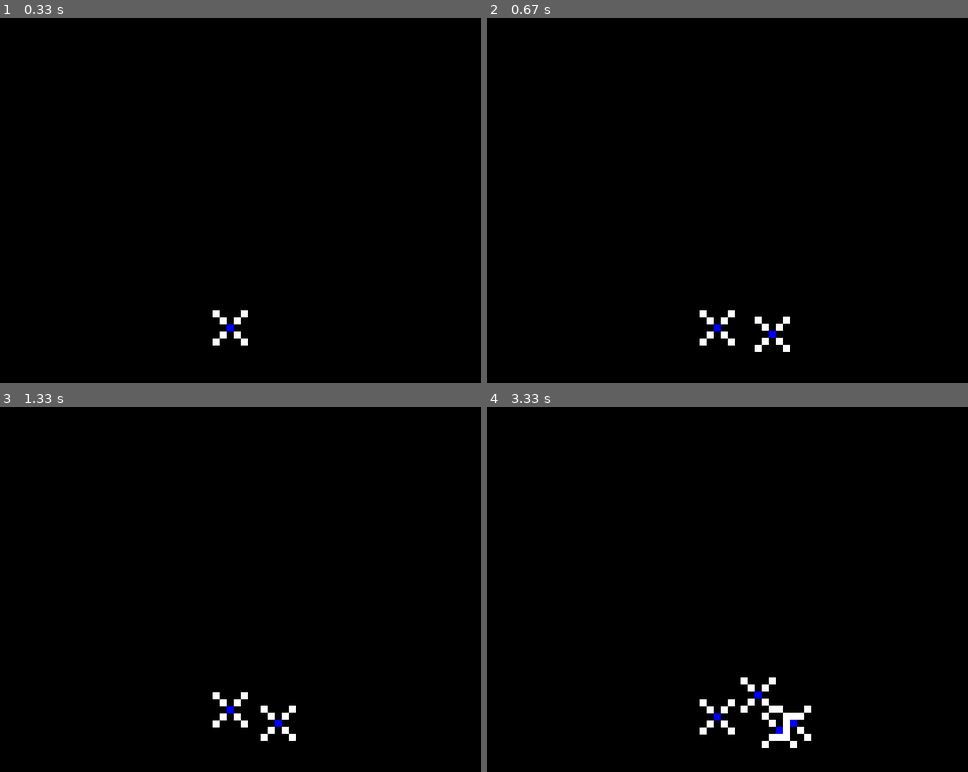
Above: before the commit, frames 1-4 (two rows, left to right).
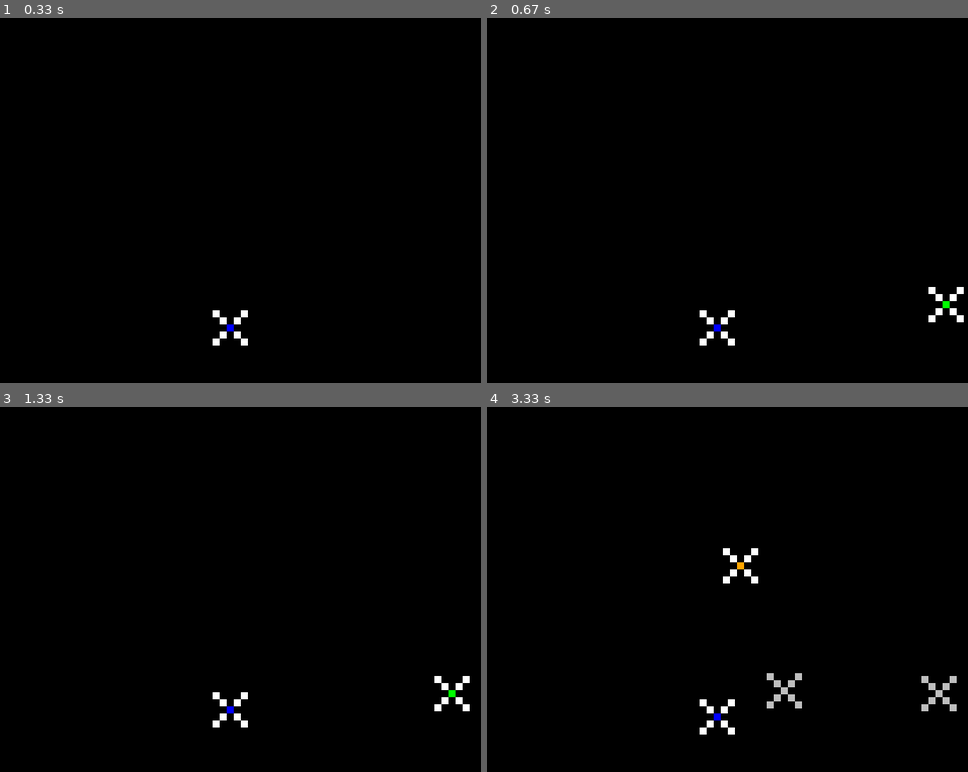
Above: after the commit, the same moments.

Repository: Moritz344/Simulation-of-Life
Game: pygame game, started from src/andere_lebewesen/schwimmer.py
Two runs of this game, one before a commit and one after it. Both use one fixed random seed, a clock stepped at 60 frames per second and the inputs below.
Inputs:
- Up to frame 1 (0.33 s): no input
- Up to frame 2 (0.67 s): tap Enter at 0.33 s
- Up to frame 3 (1.33 s): no input
- Up to frame 4 (3.33 s): no input

Frame 1 is identical in both runs. In frame 2, 0.5% of the frame differs, in the area x 55-100%, y 73-92%; in frame 3, 0.5%; in frame 4, 1.5%, in the area x 49-98%, y 38-94%.

Commit message:
eating animation/unique schwimmer (colour)

Diff:
--- a/src/andere_lebewesen/schwimmer.py
+++ b/src/andere_lebewesen/schwimmer.py
@@ -5,6 +5,7 @@
 height = 600
 screen = pygame.display.set_mode((width,height))
 clock = pygame.time.Clock()
+fps = 60
 pygame.display.set_caption("Schwimmer Organismus")
 
 
@@ -12,7 +13,7 @@
 # global var
 cell_size = 10
 num_life = 1
-
+color_choice = random.choice(["blue","red","yellow"])
 
 class Schwimmer(object):
     def __init__(self,position,colour,lebenszeit,alive,hungry,energie,speed=cell_size):
@@ -24,6 +25,7 @@
         self.alive = alive
         self.hungry = hungry
         self.energie = energie
+
 
 
         # schwimmer_create variablen
@@ -42,21 +44,28 @@
 
         self.block = 10
 
+        self.body_1_block = 10
+        self.body_2_block = 10
+        self.body_3_block = 10
+        self.body_4_block = 10
 
 
     def klone_schwimmer(self):
         global num_life
         elapsedTime = pygame.time.get_ticks() - self.klon_timer
-        if elapsedTime >= self.klon_timer_dur and num_life >= 1:
+        if elapsedTime >= self.klon_timer_dur and num_life >= 1 :
             self.klon_timer = pygame.time.get_ticks()
             self.klon_timer_dur += 500
             num_life += 1
             self.create_new_schwimmer()
 
+
+
+
     def create_new_schwimmer(self):
-        if num_life >= 1:
-            new_life = Schwimmer((self.position[0],self.position[1] ),"blue",random.randint(1000,20000),True,False,random.randint(200,300))
-            schwimmer_generation.append(new_life)
+            if num_life >= 1 :
+                new_life = Schwimmer((random.randint(0,width - cell_size),random.randint(0,height - cell_size)  ),random.choice(["red","blue","green","orange",]),random.randint(0,20000),True,False,random.randint(200,300))
+                schwimmer_generation.append(new_life)
 
     def delete_schwimmer(self):
         schwimmer_generation.remove(self)
@@ -64,16 +73,28 @@
     def eating_process(self):
         global num_life
         for life in schwimmer_generation:
-            if life != self and self.rect.colliderect(life.rect) and not self.alive and self in schwimmer_generation:
-                # schwimmer_generation.remove(self)
-                self.hungry = False
-                self.block -= 1
+            #if life != self and self.rect.colliderect(life.rect) and not self.alive and self in schwimmer_generation:
+            #    # schwimmer_generation.remove(self)
+            #    self.hungry = False
+            #    self.block -= 0.5 * 0.1
+            #    self.endwert -= 1
+            #    self.startwert -= 1
+            #    break
+            if life != self and self.body_1.colliderect(life.rect) and not self.alive and self in schwimmer_generation:
+                self.body_1_block -= 1
 
+            elif life != self and self.body_2.colliderect(life.rect) and not self.alive and self in schwimmer_generation:
+                self.body_2_block -= 1
+            elif life != self and self.body_3.colliderect(life.rect) and not self.alive and self in schwimmer_generation:
+                self.body_3_block -= 1
+            elif life != self and self.body_4.colliderect(life.rect) and not self.alive and self in schwimmer_generation:
+                self.body_4_block -= 1
     def next_generation(self):
-        global num_life
-        if num_life == 0:
-            print("next!")
+        global num_life,next_generation
+        print("Jedes Organismus ist gestorben!")
 
+        for life in schwimmer_generation:
+            schwimmer_generation.remove(life)
 
 
     def move(self):
@@ -120,50 +141,53 @@
     def schwimmer_create(self):
         self.erb = pygame.draw.rect(screen,self.colour,(self.position[0] ,self.position[1],self.block,self.block))
         self.rect = pygame.Rect(self.position[0] - cell_size * 2,self.position[1] - cell_size * 2,cell_size * 5,cell_size * 5)
-        # pygame.draw.rect( screen,"white",(self.position[0] - cell_size * 2,self.position[1] - cell_size * 2,cell_size * 5,cell_size * 5),1)
+        #pygame.draw.rect( screen,"white",(self.position[0] - cell_size * 2,self.position[1] - cell_size * 2,cell_size * 5,cell_size * 5),1)
+
 
         for i in range(self.startwert,self.endwert):
-                self.body_1 = pygame.draw.rect(screen,self.body_colour,(self.position[0] + self.abstand * i,self.position[1] - self.abstand * i,self.block,self.block))
+                self.body_1 = pygame.draw.rect(screen,self.body_colour,(self.position[0] + self.abstand * i,self.position[1] - self.abstand * i,self.body_1_block,self.body_1_block))
 
         for i in range(self.startwert,self.endwert) :
-                self.body_2 = pygame.draw.rect(screen,self.body_colour,(self.position[0] - self.abstand * i,self.position[1] - self.abstand * i,self.block,self.block))
+                self.body_2 = pygame.draw.rect(screen,self.body_colour,(self.position[0] - self.abstand * i,self.position[1] - self.abstand * i,self.body_2_block,self.body_2_block))
 
         for i in range(self.startwert,self.endwert):
-                self.body_3 = pygame.draw.rect(screen,self.body_colour,(self.position[0] - self.abstand * i,self.position[1] + self.abstand * i,self.block,self.block))
+                self.body_3 = pygame.draw.rect(screen,self.body_colour,(self.position[0] - self.abstand * i,self.position[1] + self.abstand * i,self.body_3_block,self.body_3_block))
 
         for i in range(self.startwert,self.endwert):
-                self.body_4 = pygame.draw.rect(screen,self.body_colour,(self.position[0] + self.abstand * i,self.position[1] + self.abstand * i,self.block,self.block))
+                self.body_4 = pygame.draw.rect(screen,self.body_colour,(self.position[0] + self.abstand * i,self.position[1] + self.abstand * i,self.body_4_block,self.body_4_block))
 
     def update(self):
         self.schwimmer_create()
 
-        print(num_life)
+        if num_life == 0:
+            self.next_generation()
 
-#schwimmer_family = [Schwimmer((random.randint(0,width // cell_size ),random.randint(0,height // cell_size)),) for _ in range(1)]
+
 schwimmer_generation = [Schwimmer((random.randint(0,width - cell_size * 2),random.randint(0,height - cell_size * 2)),"blue",random.randint(1000,20000),True,True,random.randint(200,300)) for _ in range(num_life)]
 
-s = Schwimmer((random.randint(0,width ),random.randint(0,height )),"blue",random.randint(1000,20000),True,True,random.randint(200,300))
+s = Schwimmer((random.randint(0,width ),random.randint(0,height )),"white",random.randint(1000,20000),True,True,random.randint(200,300))
 for i,v in enumerate(schwimmer_generation):
         print(f"{i+1},Lebensstatus: {v.alive},Lebenszeit: {v.death_timer_dur} ms, Hungrig: {v.hungry} Energie: {v.energie}")
 
-run = True
-while run:
-    for event in pygame.event.get():
-        if event.type == pygame.QUIT:
-            run = False
-        elif event.type == pygame.KEYDOWN:
-            if event.key == pygame.K_q:
+def main():
+    run = True
+    while run:
+        for event in pygame.event.get():
+            if event.type == pygame.QUIT:
                 run = False
+            elif event.type == pygame.KEYDOWN:
+                if event.key == pygame.K_q:
+                    run = False
 
-    screen.fill("black")
+        screen.fill("black")
 
-    s.klone_schwimmer()
+        s.klone_schwimmer()
 
-    for life in schwimmer_generation:
-        life.move()
-        life.update()
-        life.eating_process()
-        life.next_generation()
+        for life in schwimmer_generation:
+            life.move()
+            life.update()
+            life.eating_process()
 
-    clock.tick(60)
-    pygame.display.update()
+        clock.tick(fps)
+        pygame.display.update()
+main()
